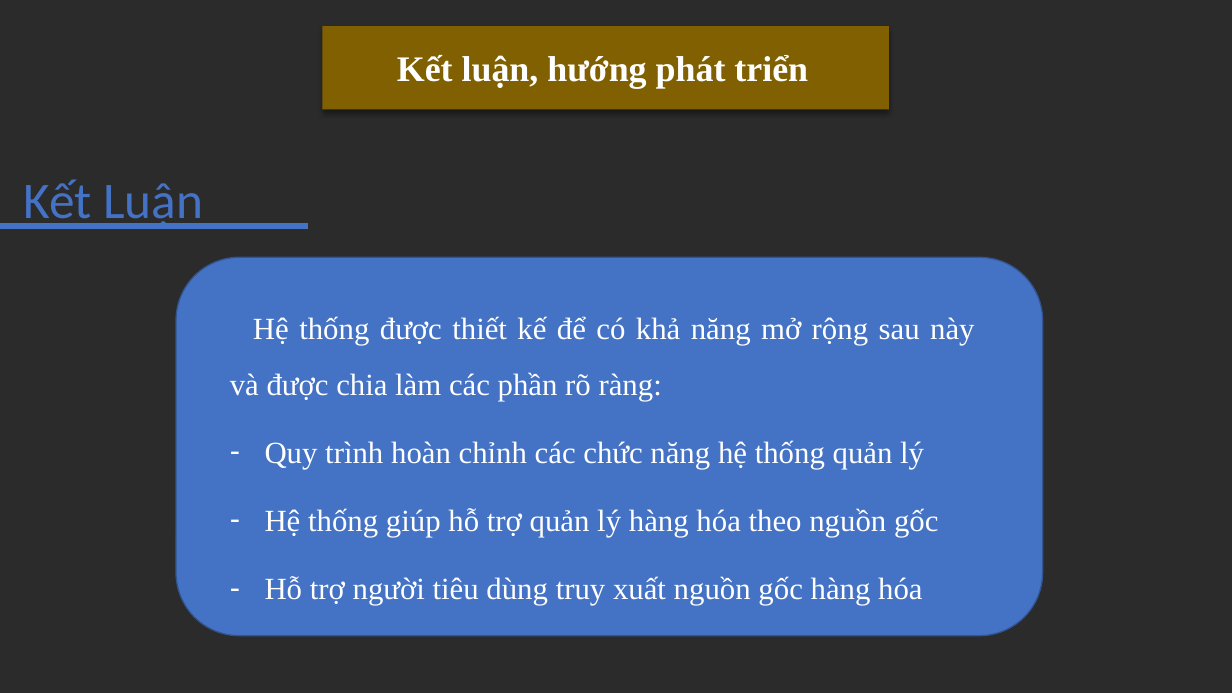
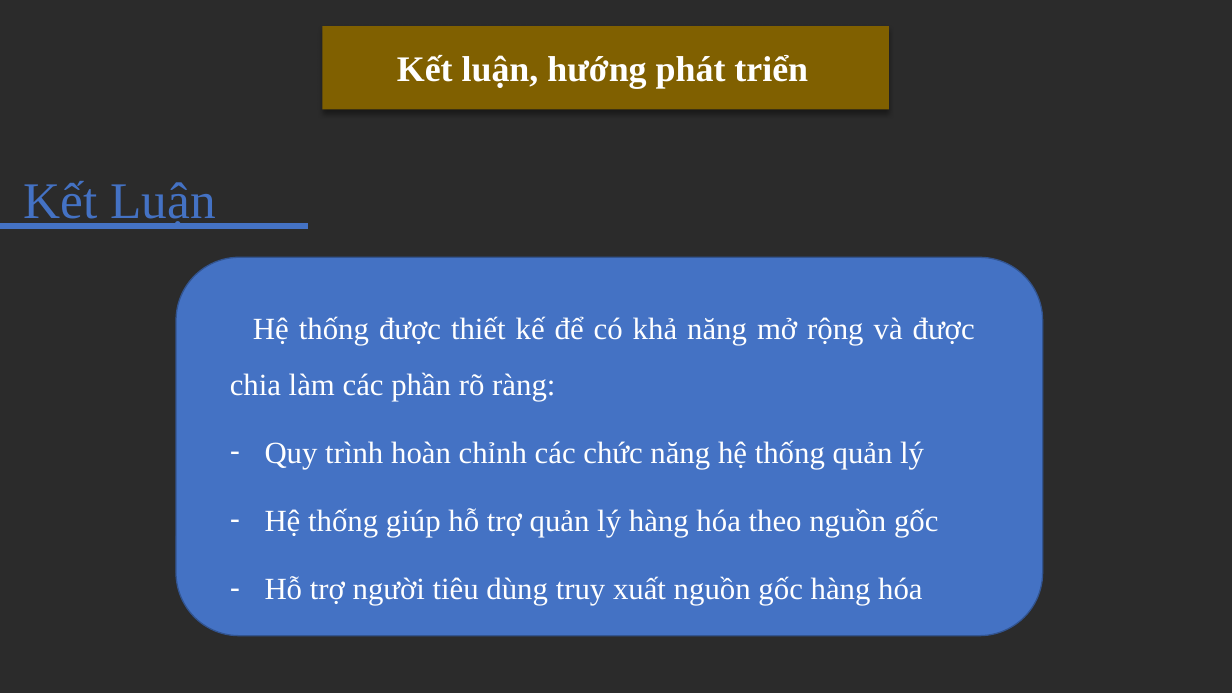
Before and after one commit to hieutran1997/delivery, a slide deck: slide 12 of documents/SlideReport.pptx (slide 7 before the commit). Drawn at 1232x693 pixels with LibreOffice and Linux fonts; fonts in the diff are those of the drawing; background and template pictures are left out; a plain dark background stands for a picture behind light text. Boxes give left, top, right and bottom in pixels: in the first picture for what was removed or moved away, otherwise in the second. Text is boxed around its words. In the diff, an @@ line names an element or a change of style, - is before the commit and + after.

```diff
--- a/documents/SlideReport.pptx
+++ b/documents/SlideReport.pptx
@@ text "Kết Luận" at (24, 181, 215, 229): font Calibri to Times New Roman @@
@@ text at (230, 316, 975, 401): text changed @@
-Hệ thống được thiết kế để có khả năng mở rộng sau này và được chia làm các phần rõ ràng:
+Hệ thống được thiết kế để có khả năng mở rộng và được chia làm các phần rõ ràng:
```
Also in this commit, not shown: 7 other slides changed, 5 slides added.
